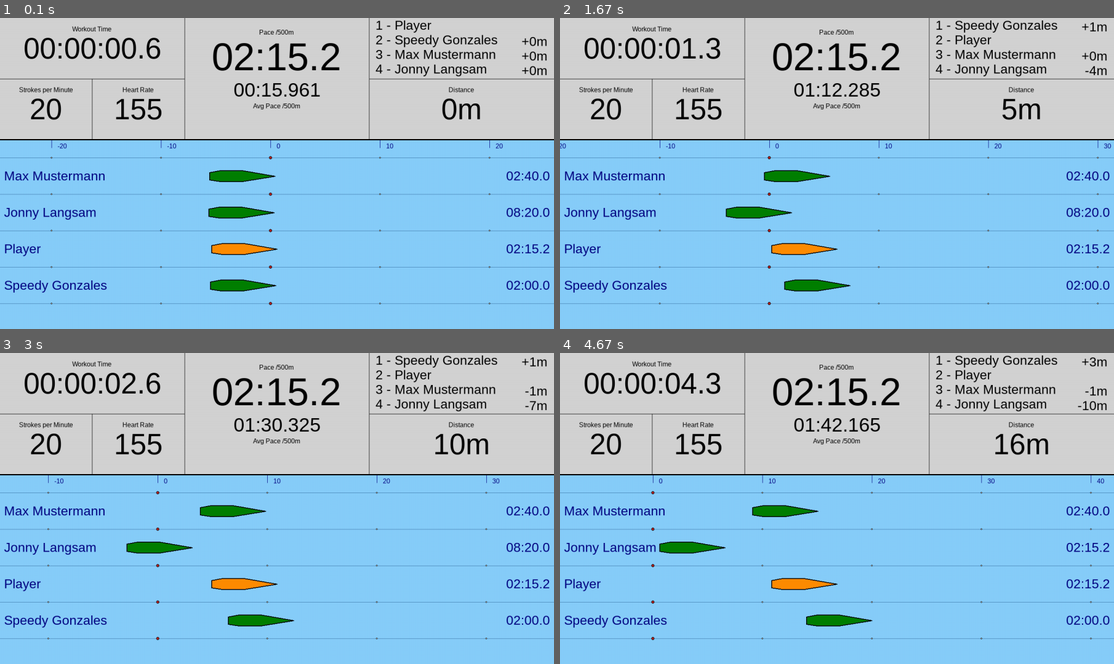
Above: before the commit, frames 1-4 (two rows, left to right).
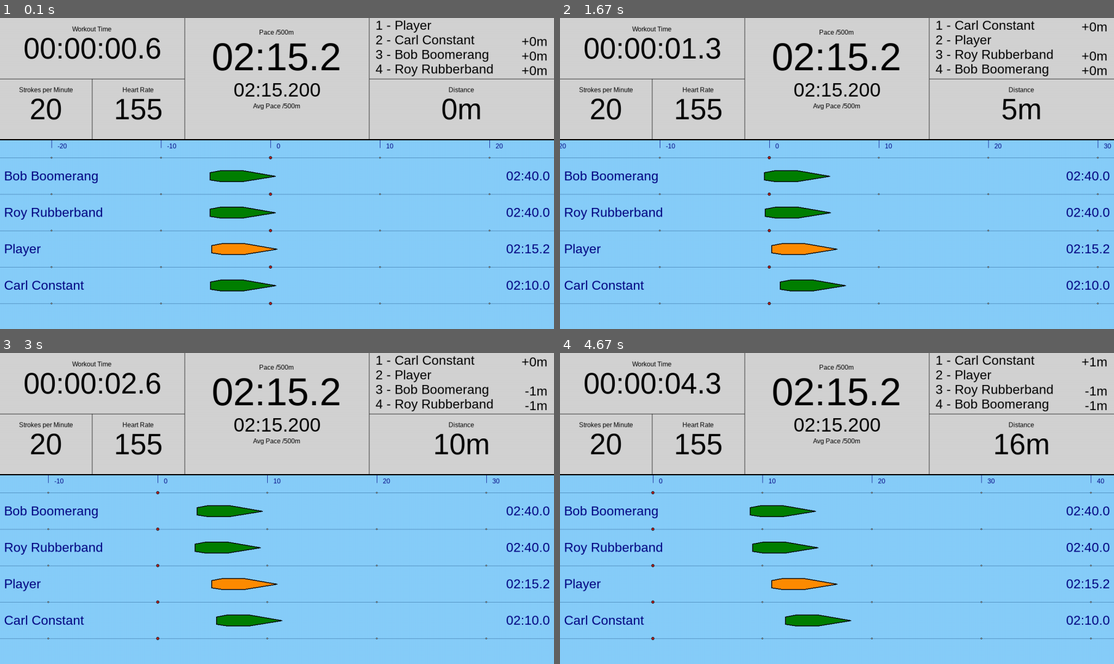
Above: after the commit, the same moments.

Repository: monsdar/dynrow
Game: pygame game, started from DynRow.py
The game is run twice, just before and just after one commit, with the same random seed, the same clock (stepped at 60 frames per second) and the same inputs. The source is Python 2; it was converted automatically to run under Python 3.
Inputs:
- Up to frame 1 (0.1 s): no input
- Up to frame 2 (1.67 s): no input
- Up to frame 3 (3 s): no input
- Up to frame 4 (4.67 s): no input

The runs differ from the first frame. In frame 1, 2.2% of the frame differs, in the area x 0-96%, y 5-89%; in frame 2, 2.9%; in frame 3, 3.2%; in frame 4, 3.4%, in the area x 0-100%, y 0-89%.

Commit message:
Added: First version of Boomerang-Bot

Diff:
--- /dev/null
+++ b/Boats/BoatBoomerang.py
@@ -0,0 +1,48 @@
+import math
+from Logic.Boat import Boat
+from PyRow.ErgStats import ErgStats
+
+class BoatBoomerang(Boat):
+    def __init__(self, name, pace=150, spm=20, boomerDistance=50, distance=0):
+        Boat.__init__(self, name, distance)
+        self.pace = pace            #time in seconds the boat needs to row 500m
+        self.originalPace = pace    #do not forget the original pace
+        self.spm = spm              #strokes per minute
+        self.amplitude = 0.1       #amplitude with which the boats are rowing
+
+        self.boomerDistance = boomerDistance #the distance to the player at which the boomerang activates
+        self.boost = 5.0 #the speedboost which the boat will get when out of boomerDistance
+        self.lastSecCheck = 0 #the last second where we checked the speed
+
+        self.offsetTime = 0.0 #needed if the boat changes its pace
+        self.offsetDist = 0.0 #needed if the boat changes its pace
+        self.currentTime = 0.0#needed if the boat changes its pace
+
+    def changePace(self, newPace):
+        self.pace = newPace
+        self.offsetTime = self.currentTime
+        self.offsetDist = self.distance
+
+    def move(self, timeGone):
+        currentSec = int((timeGone / 1000.0) % 10)
+        if( currentSec != self.lastSecCheck ):
+            #if the boat is out of the given distance change the pace get back to the player
+            distToPlayer = self.distance - ErgStats.distance
+            if(distToPlayer > self.boomerDistance and (not self.pace >= ErgStats.pace) ):
+                print "Slower!"
+                self.changePace(ErgStats.pace + 5.0)
+            elif(distToPlayer < -self.boomerDistance and (not self.pace <= ErgStats.pace) ):
+                print "Faster!"
+                self.changePace(ErgStats.pace - 5.0)
+            elif((distToPlayer <= 1.0) and (distToPlayer >= -1.0) and (not self.pace == self.originalPace)):
+                print "Original Pace!"
+                self.changePace(self.originalPace)
+            self.lastSecCheck = currentSec
+
+        self.currentTime = timeGone
+        strokesPerSecond = self.spm / 60.0
+        velocity = 500.0 / self.pace
+
+        timeGoneMs = ((timeGone - self.offsetTime) / 1000.0) #time is given in milliseconds, we need seconds
+        timeCalc = timeGoneMs + self.amplitude * -math.sin(timeGoneMs * strokesPerSecond * 2.0 * math.pi)
+        self.distance = self.offsetDist + (velocity * timeCalc)
--- a/DynRow.py
+++ b/DynRow.py
@@ -2,6 +2,7 @@
 from Boats.BoatConstant import BoatConstant
 from Boats.BoatConcept2 import BoatConcept2
 from Boats.BoatRubberband import BoatRubberband
+from Boats.BoatBoomerang import BoatBoomerang
 from Logic.Playground import Playground
 from PyRow.ErgStats import ErgStats
 
@@ -24,9 +25,9 @@
     playground.setPlayerBoat(player)
 
     #init the other boats
-    playground.addBoat(BoatRubberband("Max Mustermann", 160, 35, 10))
-    playground.addBoat(BoatRubberband("Jonny Langsam", 500, 24, 10))
-    playground.addBoat(BoatRubberband("Speedy Gonzales", 120, 22, 10))
+    playground.addBoat(BoatBoomerang("Bob Boomerang", 160, 20, 10))
+    playground.addBoat(BoatRubberband("Roy Rubberband", 160, 22, 10))
+    playground.addBoat(BoatConstant("Carl Constant", 130, 26, 10))
 
     #init the UI, register the GameLoop and run it
     ui.registerCallback(gameLoop)
--- a/PyRow/ErgStats.py
+++ b/PyRow/ErgStats.py
@@ -13,13 +13,13 @@
     distance = 0.0 #distance in m
     spm = 20       #Strokes per Minute
     pace = 135.2   #pace in seconds (2:15.0 equals 135.0)
-    avgPace = 10.0  #the average pace for the current session
+    avgPace = 0.0  #the average pace for the current session
     calhr = 10     #TODO: What format does the ergo return?
     power = 150    #Power in Watts
     calories = 0   #Calories burned away
     heartrate = 155#Heartrate
 
-    numQueries = 100 #the number of queries done to the ergometer. This is needed e.g. to calc the average pace
+    numQueries = 0 #the number of queries done to the ergometer. This is needed e.g. to calc the average pace
 
     @staticmethod
     def initialize():
@@ -70,5 +70,5 @@
 
         #TODO: This is just for testing purposes. It simulates a moving boat by increasing the distance every cycle
         if (ErgStats.erg == None):
-            ErgStats.distance += 0.0591715976331361
+            ErgStats.distance += (0.0591715976331361)
             return
